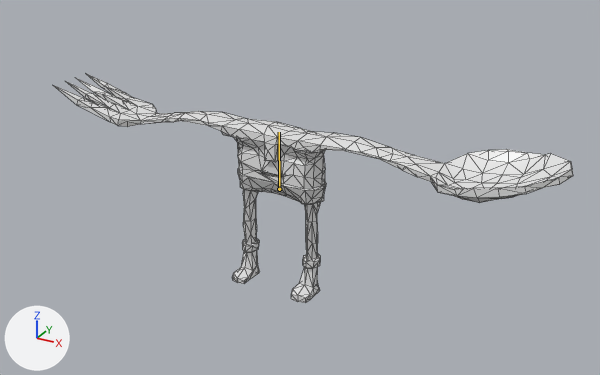
Two versions of the FBX model Assets/Models/sporkman.fbx, one commit apart.
One viewpoint serves both versions: a 50 mm lens placed at (2.33, -3.99, 2.66), pointed at (0.13, 0.01, 0.66). The lights are fixed; the arrows at lower left show +X, +Y and +Z. The bones that change are drawn over the model as lines. Mesh edges are drawn as thin lines.

The first picture shows 'sporkman_mesh'.
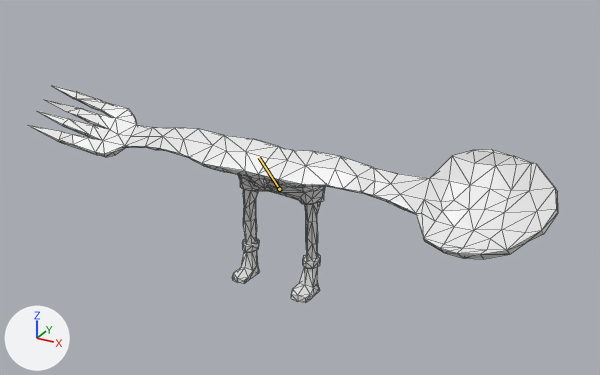
The newer file adds an action. The first version stands in its rest pose; the second is drawn at frame 10 of the action 'Armature|LookDownAdditive'.

What differs and where, as boxes (x1, y1, x2, y2) in the pictures (600 x 375 px):
'sporkman_mesh', posed
    before: (53, 74, 573, 303)
    after: (28, 86, 558, 303)
bone 'body', root to tip
    before: (279, 189) to (279, 132)
    after: (279, 189) to (259, 157)

The change, as a list of edits to the scene's bpy script:
```text
Change bone_body:
    where bone_body = bpy.data.objects['Armature'].pose.bones['body']  # child of 'hips'
    bone_body.rotation_quaternion: (1.0, 0.0, 0.0, 0.0) -> (0.944, 0.33, 0.0, 0.0)  # degrees (0, 0, 0) -> degrees (39, 0, 0)
```
